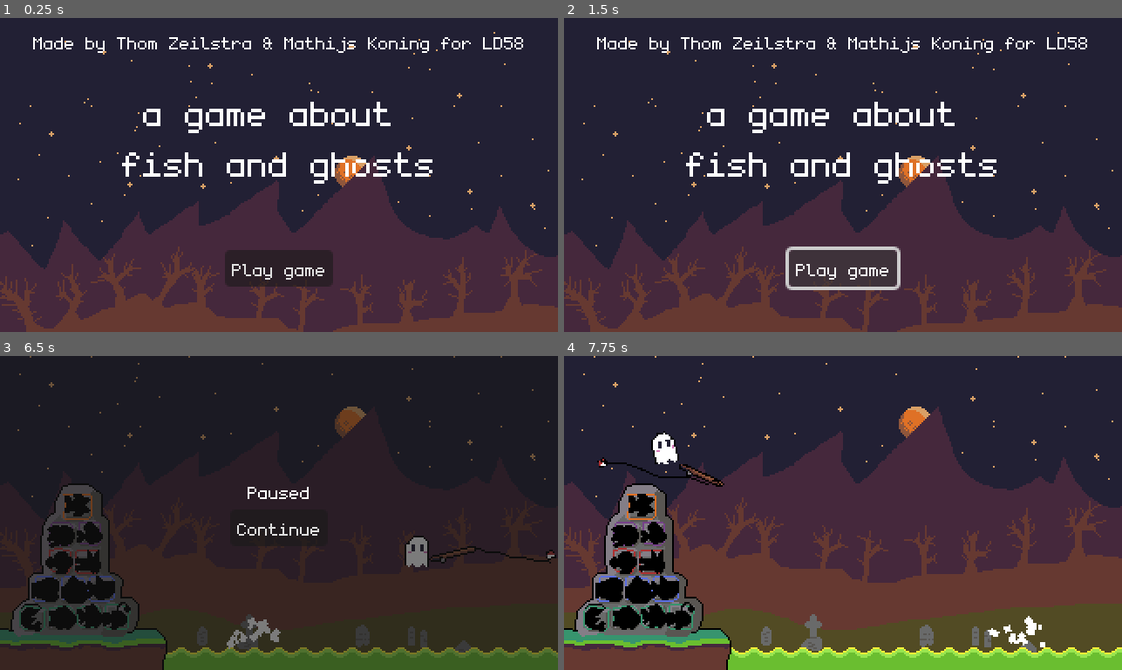
Above: before the commit, frames 1-4 (two rows, left to right).
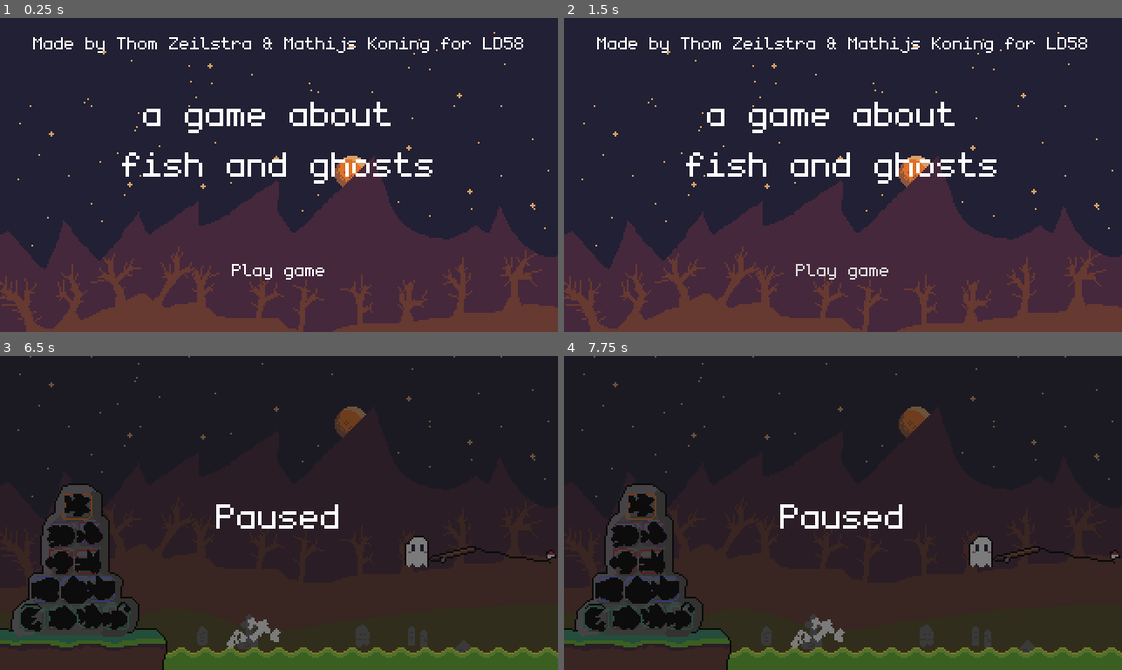
Above: after the commit, the same moments.

Repository: thomz12/LD58
Game: Godot game, scene res://scenes/game.tscn
Two runs of this game, one before a commit and one after it. Both use one fixed random seed, a clock stepped at 60 frames per second and the inputs below.
Inputs (mouse positions are in pixels of both pictures, inside the frame that each line leads up to):
- Up to frame 1 (0.25 s): no input
- Up to frame 2 (1.5 s): click "Play game" at 0.5 s; click "Play game" at 1.25 s
- Up to frame 3 (6.5 s): click "Play game" at 2 s; move the mouse to (401, 497) at 2.77 s; tap Enter at 3.5 s; move the mouse to (167, 528) at 3.52 s; move the mouse to (334, 443) at 4.27 s; move the mouse to (251, 575) at 5.02 s; move the mouse to (446, 560) at 5.77 s; tap Escape (pause) at 6.4 s
- Up to frame 4 (7.75 s): click (843, 528) at 6.5 s, where only the run before the commit has a clickable "Continue"; move the mouse to (675, 465) at 7.27 s

The runs differ from the first frame. In frame 1, 2.2% of the frame differs, in the area x 40-60%, y 73-86%; in frame 2, 0.9%; in frame 3, 0.9%; in frame 4, 60%, in the area x 0-100%, y 0-100%.
Error before the commit: Cannot call method 'queue_free' on a previously freed instance. (res://scripts/game.gd:24)
Error after the commit: Cannot call method 'queue_free' on a previously freed instance. (res://scripts/game.gd:19)

Commit message:
Game over logic and notification

Diff:
--- a/ld-58/autoloads/Progress.gd
+++ b/ld-58/autoloads/Progress.gd
@@ -47,4 +47,4 @@
 	## Has every type been caught?
 	if 12 == get_unique_count():
 		print('caught every fish. Game Over!')
-		Events.game_won.emit()
+	Events.game_won.emit()
--- a/ld-58/default_bus_layout.tres
+++ b/ld-58/default_bus_layout.tres
@@ -9,7 +9,7 @@
 bus/1/send = &"Master"
 bus/2/name = &"bgm"
 bus/2/solo = false
-bus/2/mute = false
+bus/2/mute = true
 bus/2/bypass_fx = false
 bus/2/volume_db = -3.5429828
 bus/2/send = &"Master"
--- a/ld-58/scenes/game.tscn
+++ b/ld-58/scenes/game.tscn
@@ -62,13 +62,10 @@
 
 [node name="LabelTitle" type="Label" parent="CanvasLayer/PauseMenu/CenterContainer/VBoxContainer"]
 layout_mode = 2
+theme_override_font_sizes/font_size = 32
 text = "Paused"
 horizontal_alignment = 1
 vertical_alignment = 1
-
-[node name="ButtonContinue" type="Button" parent="CanvasLayer/PauseMenu/CenterContainer/VBoxContainer"]
-layout_mode = 2
-text = "Continue"
 
 [node name="StartMenu" parent="CanvasLayer" instance=ExtResource("4_lbhrr")]
 unique_name_in_owner = true
@@ -86,5 +83,4 @@
 mouse_filter = 2
 color = Color(0.13333334, 0.1254902, 0.20392157, 1)
 
-[connection signal="pressed" from="CanvasLayer/PauseMenu/CenterContainer/VBoxContainer/ButtonContinue" to="." method="_on_button_continue_pressed"]
 [connection signal="game_start" from="CanvasLayer/StartMenu" to="." method="_on_start_menu_game_start"]
--- /dev/null
+++ b/ld-58/scenes/ui/notifications/notification_game_won.tscn
@@ -0,0 +1,83 @@
+[gd_scene load_steps=6 format=3 uid="uid://c8imrrj43skrd"]
+
+[ext_resource type="Theme" uid="uid://bwgtcoet55w6c" path="res://scenes/ui/ui_theme.tres" id="1_fo5oq"]
+[ext_resource type="Script" uid="uid://d4gid5ehwcbv1" path="res://scripts/ui/notification_game_won.gd" id="2_fo5oq"]
+[ext_resource type="Texture2D" uid="uid://cqhw2arufv146" path="res://sprites/heart.png" id="3_d1s0s"]
+[ext_resource type="AudioStream" uid="uid://c6x0kgqa13u6x" path="res://audio/fx_fish_caught.wav" id="3_n74bl"]
+
+[sub_resource type="StyleBoxFlat" id="StyleBoxFlat_niefe"]
+bg_color = Color(0, 0, 0, 1)
+border_width_left = 2
+border_width_top = 2
+border_width_right = 2
+border_width_bottom = 2
+border_color = Color(1, 1, 1, 1)
+corner_radius_top_left = 4
+corner_radius_top_right = 4
+corner_radius_bottom_right = 4
+corner_radius_bottom_left = 4
+anti_aliasing = false
+
+[node name="NotificationGameWon" type="MarginContainer"]
+anchors_preset = 5
+anchor_left = 0.5
+anchor_right = 0.5
+offset_left = -69.0
+offset_right = 69.0
+offset_bottom = 61.0
+grow_horizontal = 2
+theme = ExtResource("1_fo5oq")
+script = ExtResource("2_fo5oq")
+
+[node name="AudioStreamPlayer" type="AudioStreamPlayer" parent="."]
+stream = ExtResource("3_n74bl")
+
+[node name="PanelContainer" type="PanelContainer" parent="."]
+custom_minimum_size = Vector2(160, 0)
+layout_mode = 2
+size_flags_vertical = 0
+theme_override_styles/panel = SubResource("StyleBoxFlat_niefe")
+
+[node name="MarginContainer" type="MarginContainer" parent="PanelContainer"]
+layout_mode = 2
+theme_override_constants/margin_bottom = 2
+
+[node name="VBoxContainer" type="VBoxContainer" parent="PanelContainer/MarginContainer"]
+layout_mode = 2
+
+[node name="LabelTitle" type="Label" parent="PanelContainer/MarginContainer/VBoxContainer"]
+unique_name_in_owner = true
+layout_mode = 2
+text = "You've caught them all (:"
+horizontal_alignment = 1
+
+[node name="HBoxContainer" type="HBoxContainer" parent="PanelContainer/MarginContainer/VBoxContainer"]
+layout_mode = 2
+alignment = 1
+
+[node name="TextureRect" type="TextureRect" parent="PanelContainer/MarginContainer/VBoxContainer/HBoxContainer"]
+unique_name_in_owner = true
+visible = false
+custom_minimum_size = Vector2(32, 32)
+layout_mode = 2
+size_flags_horizontal = 3
+size_flags_stretch_ratio = 0.5
+texture = ExtResource("3_d1s0s")
+stretch_mode = 5
+
+[node name="VBoxContainer" type="VBoxContainer" parent="PanelContainer/MarginContainer/VBoxContainer/HBoxContainer"]
+layout_mode = 2
+size_flags_horizontal = 3
+alignment = 1
+
+[node name="LabelTime" type="Label" parent="PanelContainer/MarginContainer/VBoxContainer/HBoxContainer/VBoxContainer"]
+unique_name_in_owner = true
+layout_mode = 2
+text = "It took you 00:00"
+horizontal_alignment = 1
+
+[node name="LabelName2" type="Label" parent="PanelContainer/MarginContainer/VBoxContainer/HBoxContainer/VBoxContainer"]
+unique_name_in_owner = true
+layout_mode = 2
+text = "Thanks for playing! <3"
+horizontal_alignment = 1
--- a/ld-58/scenes/ui/start_menu.tscn
+++ b/ld-58/scenes/ui/start_menu.tscn
@@ -1,8 +1,16 @@
-[gd_scene load_steps=4 format=3 uid="uid://clewgy0kst7gl"]
+[gd_scene load_steps=8 format=3 uid="uid://clewgy0kst7gl"]
 
 [ext_resource type="Theme" uid="uid://bwgtcoet55w6c" path="res://scenes/ui/ui_theme.tres" id="1_0kjv3"]
 [ext_resource type="Texture2D" uid="uid://p7m4838pb33s" path="res://sprites/background.png" id="1_irhji"]
 [ext_resource type="Script" uid="uid://bnvri4b1wddjm" path="res://scripts/ui/start_menu.gd" id="2_m0hmm"]
+
+[sub_resource type="StyleBoxEmpty" id="StyleBoxEmpty_km2yg"]
+
+[sub_resource type="StyleBoxEmpty" id="StyleBoxEmpty_s1kfm"]
+
+[sub_resource type="StyleBoxEmpty" id="StyleBoxEmpty_x0g8l"]
+
+[sub_resource type="StyleBoxEmpty" id="StyleBoxEmpty_i11hm"]
 
 [node name="StartMenu" type="Control"]
 layout_mode = 3
@@ -65,6 +73,14 @@
 [node name="ButtonStart" type="Button" parent="VBoxContainer/Bottom"]
 layout_mode = 2
 size_flags_vertical = 4
+theme_override_colors/font_color = Color(1, 1, 1, 1)
+theme_override_colors/font_pressed_color = Color(0.13333334, 0.1254902, 0.20392157, 1)
+theme_override_colors/font_hover_color = Color(0.8474741, 0.84747446, 0.84747493, 1)
+theme_override_styles/pressed = SubResource("StyleBoxEmpty_km2yg")
+theme_override_styles/hover = SubResource("StyleBoxEmpty_s1kfm")
+theme_override_styles/disabled = SubResource("StyleBoxEmpty_x0g8l")
+theme_override_styles/focus = SubResource("StyleBoxEmpty_i11hm")
 text = "Play game"
+flat = true
 
 [connection signal="pressed" from="VBoxContainer/Bottom/ButtonStart" to="." method="_on_button_start_pressed"]
--- a/ld-58/scripts/game.gd
+++ b/ld-58/scripts/game.gd
@@ -12,11 +12,6 @@
 	if Input.is_action_just_pressed("pause"):
 		get_tree().paused = !get_tree().paused
 		pause_menu.visible = get_tree().paused
-
-
-func _on_button_continue_pressed() -> void:
-	get_tree().paused = false
-	pause_menu.hide()
 
 
 func _on_start_menu_game_start() -> void:
--- a/ld-58/scripts/ui/hud.gd
+++ b/ld-58/scripts/ui/hud.gd
@@ -1,13 +1,29 @@
 extends Control
 class_name HUD
 
+var notification_won_scene := load("res://scenes/ui/notifications/notification_game_won.tscn")
 var notification_fish_scene := load("res://scenes/ui/notifications/notification_new_fish_type.tscn")
+
+var game_time := 0.0 ## This should not be here
+var game_over := false
 
 func _ready() -> void:
 	Events.notification_new_fish_type.connect(_on_new_fish_type_caught)
+	Events.game_won.connect(_on_game_won)
 
+
+func _process(delta: float) -> void:
+	if not game_over: game_time += delta
 
 func _on_new_fish_type_caught(data: FishType) -> void:
 	var new_notification = notification_fish_scene.instantiate() as NotificationNewFishType
 	new_notification.data = data
 	add_child(new_notification)
+
+
+func _on_game_won() -> void:
+	game_over = true
+	await get_tree().create_timer(5.0).timeout
+	var new_notification = notification_won_scene.instantiate() as NotificationGameWon
+	new_notification.game_time = game_time
+	add_child(new_notification)
--- /dev/null
+++ b/ld-58/scripts/ui/notification_game_won.gd
@@ -0,0 +1,16 @@
+extends MarginContainer
+class_name NotificationGameWon
+
+@onready var label_time: Label = %LabelTime
+
+var game_time := 0.0
+
+func _ready() -> void:
+	label_time.text = "It took you %s" % format_time(game_time)
+
+
+func format_time(time_elapsed: float) -> String:
+	var minutes = time_elapsed / 60
+	var seconds = fmod(time_elapsed, 60)
+
+	return "%02d:%02d" % [minutes, seconds]
Not shown, added: ld-58/scripts/ui/notification_game_won.gd.uid
Binary file added: ld-58/sprites/heart.png
Not shown, added: ld-58/sprites/heart.png.import
